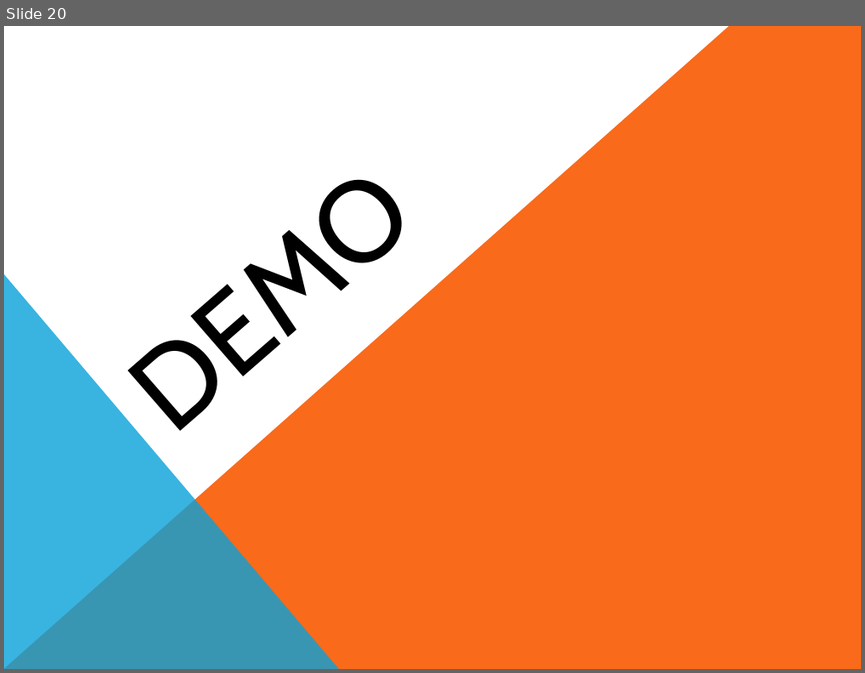
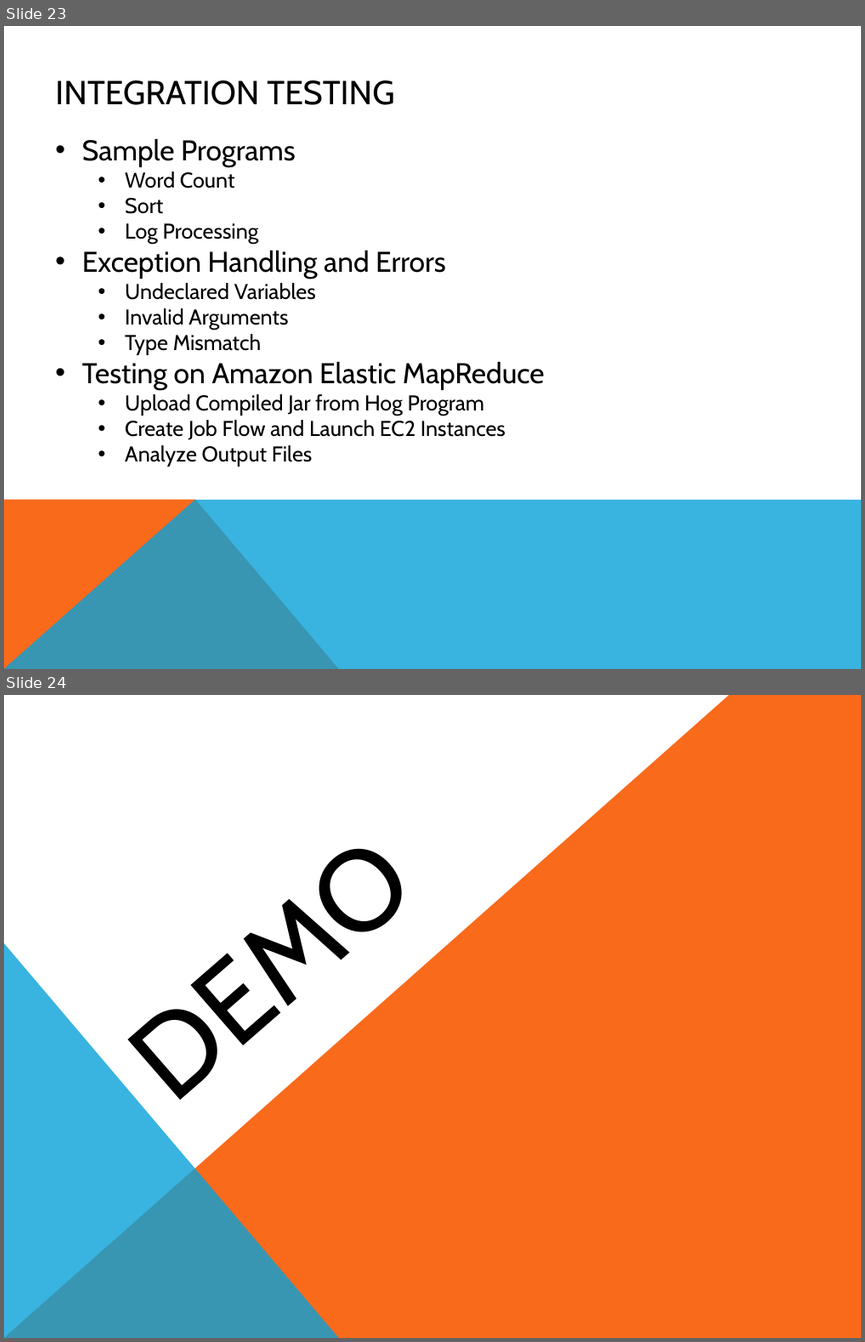
Before and after one commit to smessing/Hog, a slide deck: demo/demo.pptx. Shown one above the other, each under a label of ours: slide 20 before the commit, slides 23 and 24 after it. The pictures are 865x673 and 865x1342 pixels, drawn with LibreOffice and Linux fonts; fonts in the diff are those of the drawing. Boxes give left, top, right and bottom in pixels: in the first picture for what was removed or moved away, otherwise in the second. Text is boxed around its words. In the diff, an @@ line names an element or a change of style, - is before the commit and + after.

```diff
--- a/demo/demo.pptx
+++ b/demo/demo.pptx
@@ slide 23 added at box(4, 26, 861, 669), background #FFFFFF @@
@@ title added at box(55, 80, 394, 105), 28 pt, text #000000 @@
+INTEGRATION TESTING
@@ text added at box(82, 138, 545, 466), 18 pt, text #000000 @@
+• Sample Programs
+  • Word Count
+  • Sort
+  • Log Processing
+• Exception Handling and Errors
+  • Undeclared Variables
+  • Invalid Arguments
+  • Type Mismatch
+• Testing on Amazon Elastic MapReduce
+  • Upload Compiled Jar from Hog Program
+  • Create Job Flow and Launch EC2 Instances
+  • Analyze Output Files
@@ freeform shape added at box(4, 499, 339, 669), fill #F96A1B @@
@@ freeform shape added at box(4, 499, 861, 669), fill #08A1D9 at 80% opacity @@
@@ what was slide 20 is now slide 24 @@
```
Also in this commit, not shown: 1 slide changed, 6 other slides added.
